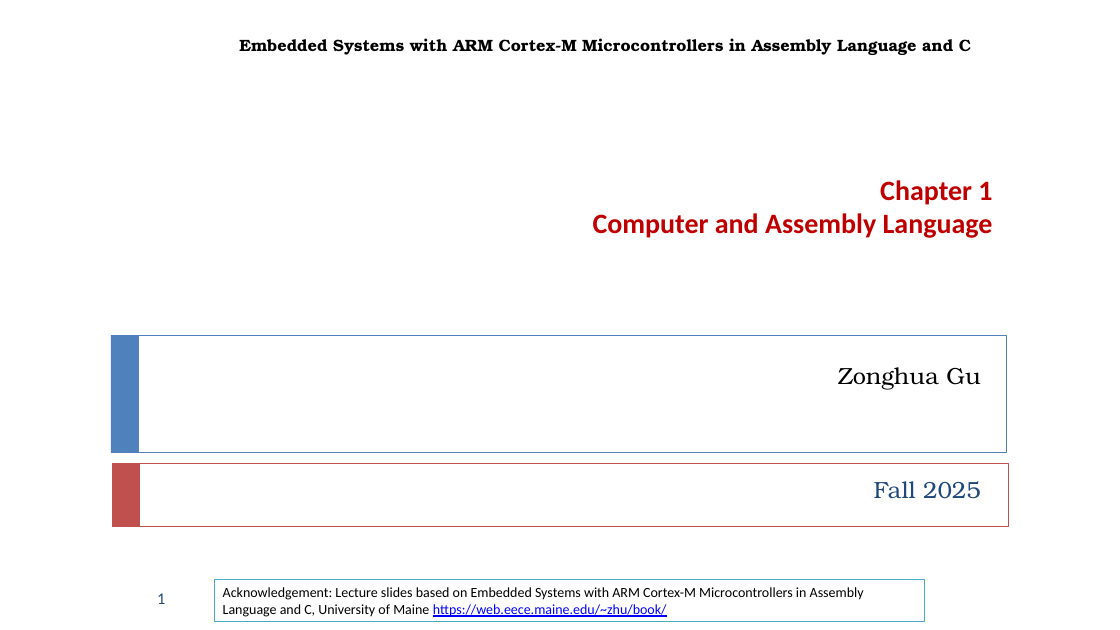
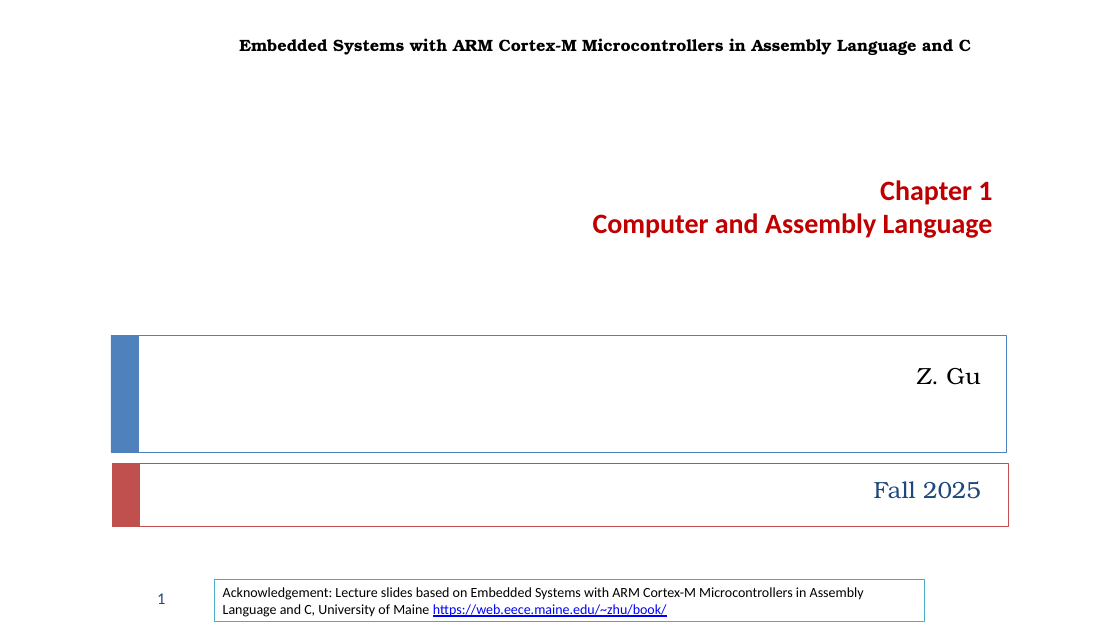
Before and after one commit to guhofstra/CSC111Fa25, a slide deck: slide 1 of PPTs/L0.2 Computer and Assembly Language.pptx. Drawn at 1120x630 pixels with LibreOffice and Linux fonts; fonts in the diff are those of the drawing. Boxes give left, top, right and bottom in pixels: in the first picture for what was removed or moved away, otherwise in the second. Text is boxed around its words. In the diff, an @@ line names an element or a change of style, - is before the commit and + after.

```diff
--- a/PPTs/L0.2 Computer and Assembly Language.pptx
+++ b/PPTs/L0.2 Computer and Assembly Language.pptx
@@ text at (x1=917, y1=368, x2=981, y2=385): text changed @@
-Zonghua Gu
+Z. Gu
```
Also in this commit, not shown: 21 other files.
